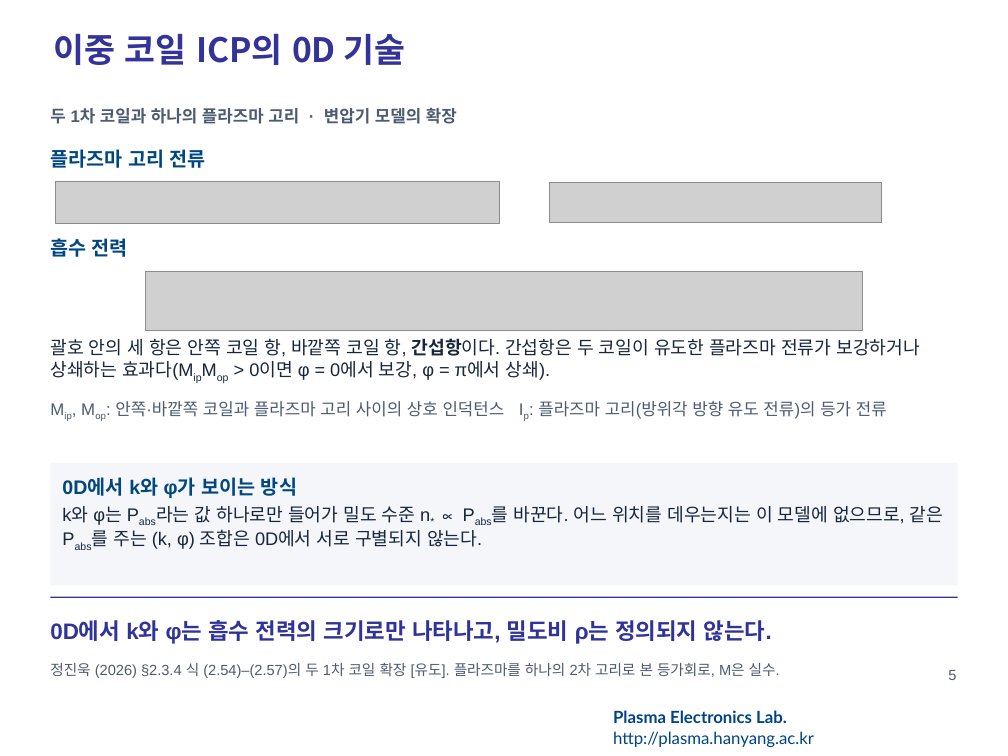
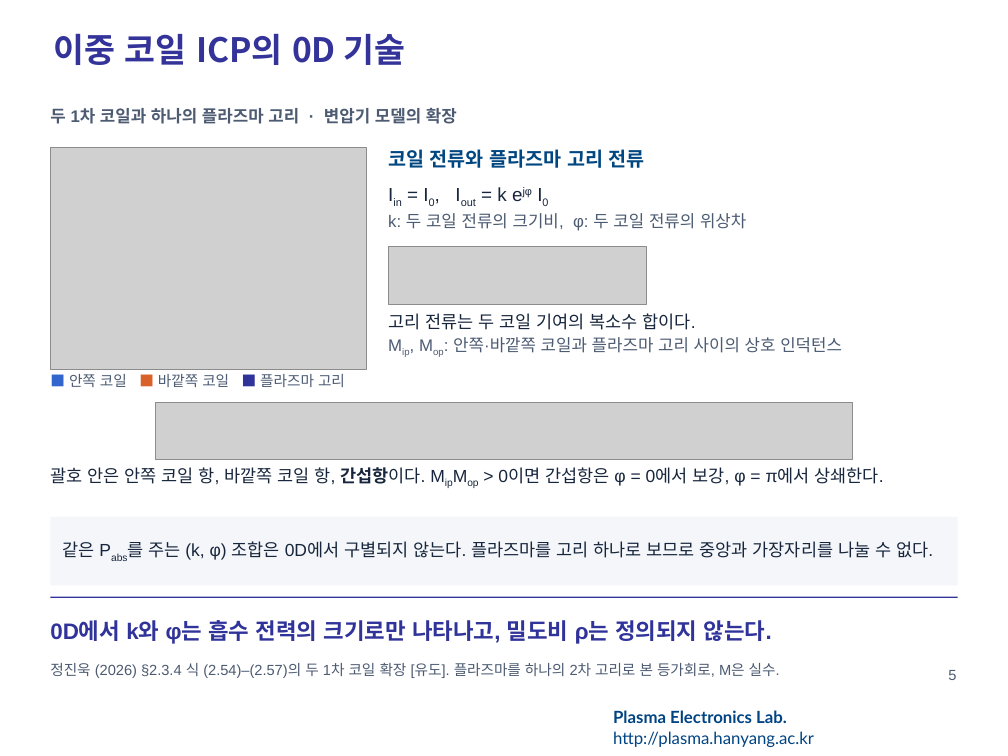
Before and after one commit to garlicjam-pyo/plasma, a slide deck: slide 5 of presentations/1차발표_README반영판.pptx. Drawn at 1008x756 pixels with LibreOffice and Linux fonts; fonts in the diff are those of the drawing; grey boxes stand for pictures; background and template pictures are left out. Boxes give left, top, right and bottom in pixels: in the first picture for what was removed or moved away, otherwise in the second. Text is boxed around its words. In the diff, an @@ line names an element or a change of style, - is before the commit and + after.

```diff
--- a/presentations/1차발표_README반영판.pptx
+++ b/presentations/1차발표_README반영판.pptx
@@ picture added at [50,147,366,370] @@
@@ text at [388,149,645,168]: text changed @@
-플라즈마 고리 전류
+코일 전류와 플라즈마 고리 전류
@@ picture removed at [55,181,500,223] @@
@@ text at [388,187,746,231]: text changed; size 14 to 12 pt; text colour #004680 to #4C5B72; bold off @@
-흡수 전력
+Iin = I0, Iout = k ejφ I0
+k: 두 코일 전류의 크기비, φ: 두 코일 전류의 위상차
@@ picture removed at [549,183,881,223] @@
@@ picture added at [388,246,646,304] @@
@@ text at [388,313,842,353]: text changed; size 13 to 12 pt; text colour #17263C to #4C5B72 @@
-괄호 안의 세 항은 안쪽 코일 항, 바깥쪽 코일 항, 간섭항이다. 간섭항은 두 코일이 유도한 플라즈마 전류가 보강하거나 상쇄하는 효과다(MipMop > 0이면 φ = 0에서 보강, φ = π에서 상쇄).
+고리 전류는 두 코일 기여의 복소수 합이다.
+Mip, Mop: 안쪽·바깥쪽 코일과 플라즈마 고리 사이의 상호 인덕턴스
@@ text added at [69,374,345,387], 10.5 pt, text #4C5B72 @@
+■ 안쪽 코일 ■ 바깥쪽 코일 ■ 플라즈마 고리
@@ text removed at [115,401,887,419] @@
-Mip, Mop: 안쪽·바깥쪽 코일과 플라즈마 고리 사이의 상호 인덕턴스 Ip: 플라즈마 고리(방위각 방향 유도 전류)의 등가 전류
@@ picture: place and size @@
-picture at [145,272,863,331]
+picture at [155,403,853,460]
@@ text added at [50,467,884,486], 12.5 pt, text #17263C @@
+괄호 안은 안쪽 코일 항, 바깥쪽 코일 항, 간섭항이다. MipMop > 0이면 간섭항은 φ = 0에서 보강, φ = π에서 상쇄한다.
@@ rectangle "같은 Pabs를 주는 (k, φ) ...": place and size @@
-rectangle "같은 Pabs를 주는 (k, φ) ..." at [50,463,958,585]
+rectangle "같은 Pabs를 주는 (k, φ) ..." at [50,517,958,586]
@@ rectangle "같은 Pabs를 주는 (k, φ) ..." at [50,517,958,586]: vertical alignment top to middle @@
@@ text in rectangle at [62,541,933,560]: text changed; size 13 to 12.5 pt @@
-0D에서 k와 φ가 보이는 방식
-k와 φ는 Pabs라는 값 하나로만 들어가 밀도 수준 n* ∝ Pabs를 바꾼다. 어느 위치를 데우는지는 이 모델에 없으므로, 같은 Pabs를 주는 (k, φ) 조합은 0D에서 서로 구별되지 않는다.
+같은 Pabs를 주는 (k, φ) 조합은 0D에서 구별되지 않는다. 플라즈마를 고리 하나로 보므로 중앙과 가장자리를 나눌 수 없다.
```
Also in this commit, not shown: 5 other slides changed, 6 other files.
